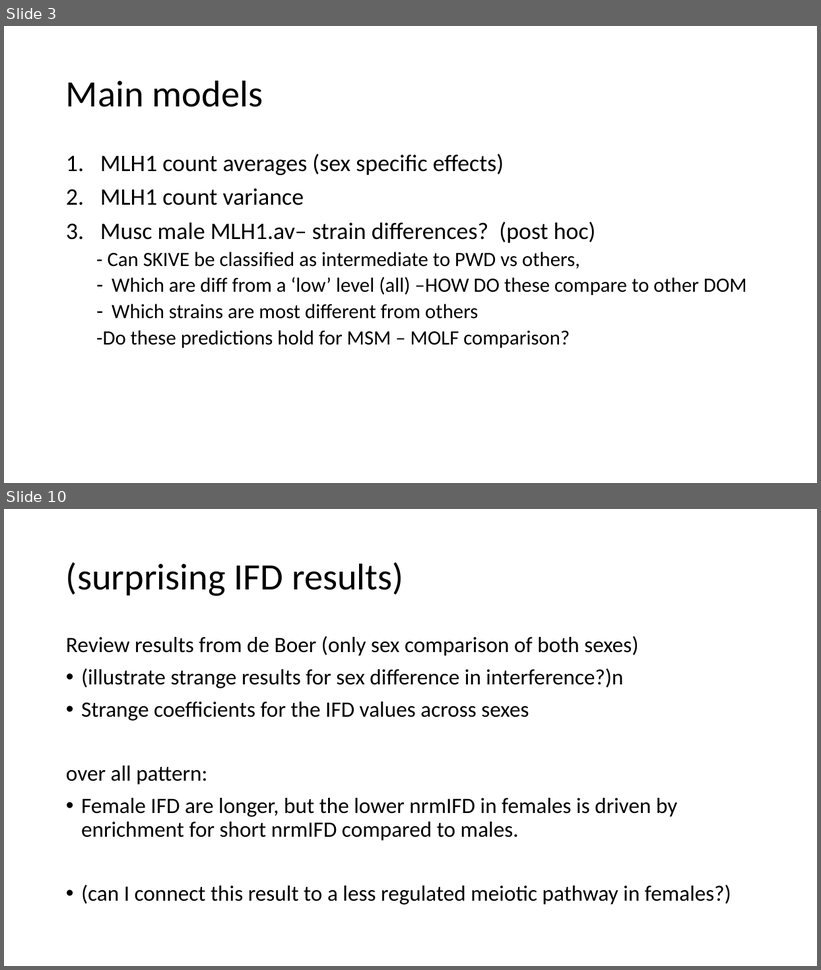
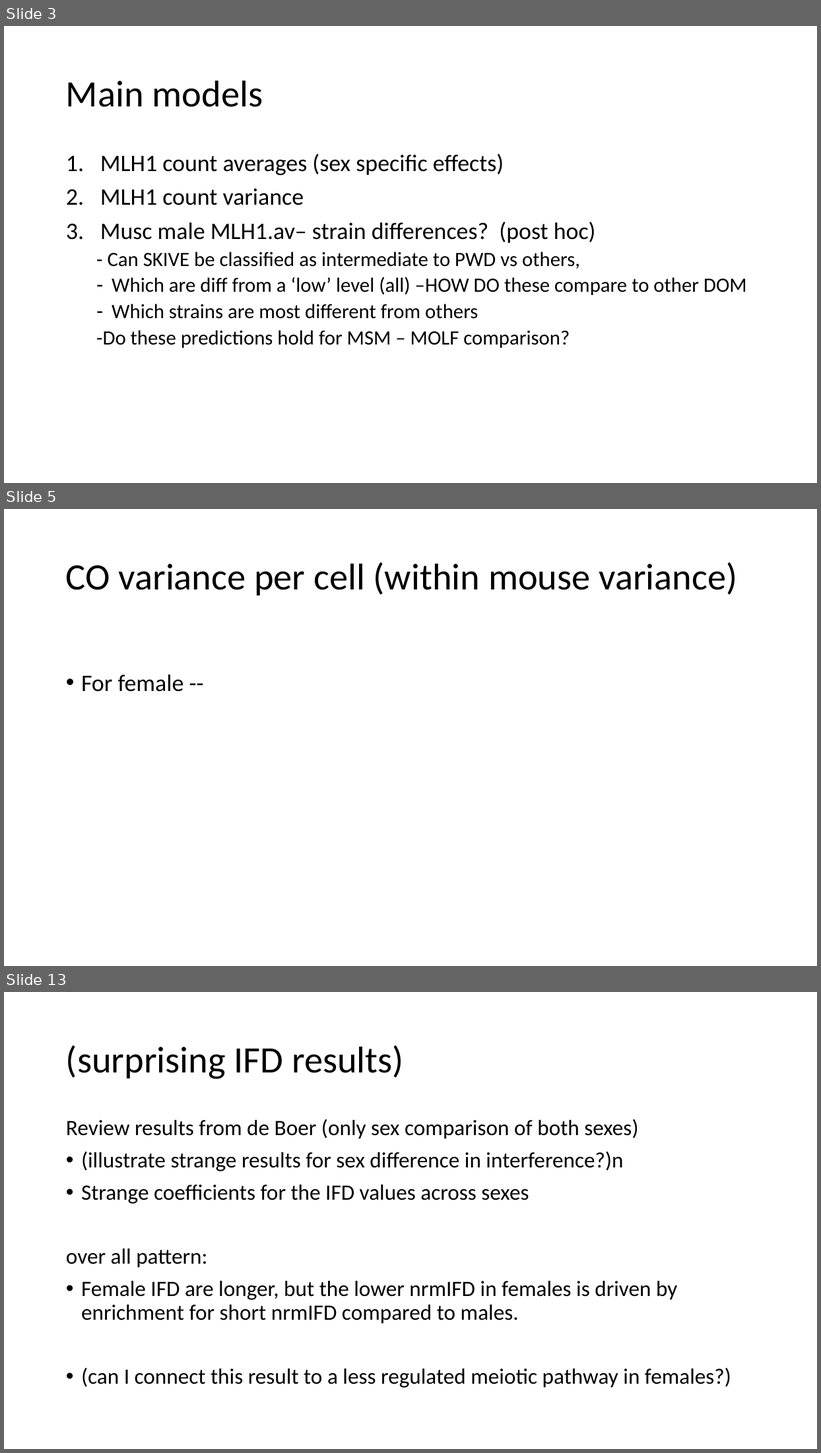
Before and after one commit to petersoapes/MLH1repo, a slide deck: AP_labMeeting_2.12.20.pptx. Shown one above the other, each under a label of ours: slides 3 and 10 before the commit, slides 3, 5 and 13 after it; the slides between them are not shown. The pictures are 821x970 and 821x1453 pixels, drawn with LibreOffice and Linux fonts; fonts in the diff are those of the drawing. Boxes give left, top, right and bottom in pixels: in the first picture for what was removed or moved away, otherwise in the second. Text is boxed around its words. In the diff, an @@ line names an element or a change of style, - is before the commit and + after.

```diff
--- a/AP_labMeeting_2.12.20.pptx
+++ b/AP_labMeeting_2.12.20.pptx
@@ slide 5 added at [4, 509, 817, 966], background #FFFFFF @@
@@ title added at [66, 562, 737, 595], 44 pt, text #000000 @@
+CO variance per cell (within mouse variance)
@@ text added at [81, 675, 184, 692], 28 pt, text #000000 @@
+• For female --
@@ what was slide 10 is now slide 13 @@
```
Also in this commit, not shown: 4 slides changed, 5 other slides added, 3 slides removed.
